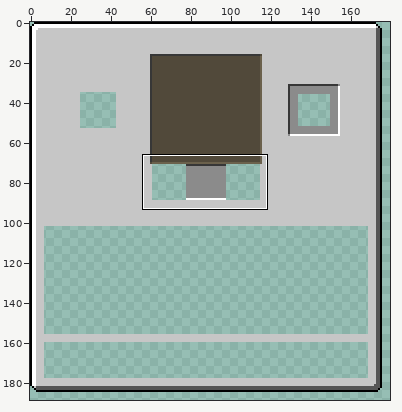
Edited in one commit: sprite sheet (src/main/resources/assets/serveruifix/textures/sgui/stonecutter.png). The picture above shows the old version from afar; the outline marks the close-up.
Close-up. Before:
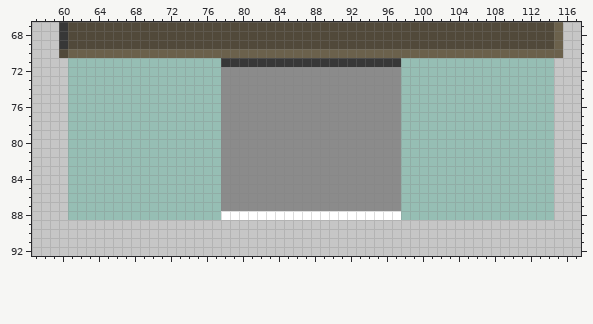
The file is 256x256 pixels. Shown: x 57..117, y 67..92. The wide view leaves out empty margins.
The result:
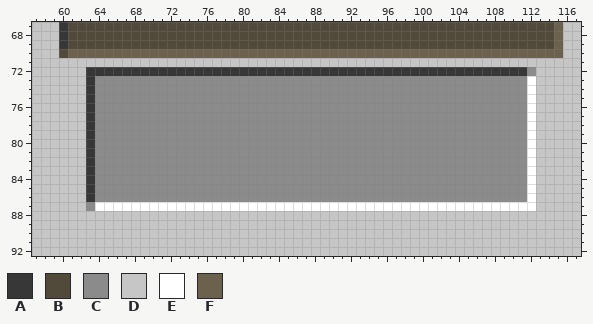
Palette (. is transparent): A #373737  B #51493a  C #8b8b8b  D #c6c6c6  E #ffffff  F #6b614c
Message: Improve stonecutter ui, start working on enchanting one
From old to new:
@@ x 57..117 @@
 70 DDDBFFFFFFFFFFFFFFFFFFFFFFFFFFFFFFFFFFFFFFFFFFFFFFFFFFFFFFFDD
-71 DDDD.................AAAAAAAAAAAAAAAAAAAA.................DDD
-72 DDDD.................CCCCCCCCCCCCCCCCCCCC.................DDD
-73 DDDD.................CCCCCCCCCCCCCCCCCCCC.................DDD
-74 DDDD.................CCCCCCCCCCCCCCCCCCCC.................DDD
-75 DDDD.................CCCCCCCCCCCCCCCCCCCC.................DDD
-76 DDDD.................CCCCCCCCCCCCCCCCCCCC.................DDD
-77 DDDD.................CCCCCCCCCCCCCCCCCCCC.................DDD
-78 DDDD.................CCCCCCCCCCCCCCCCCCCC.................DDD
-79 DDDD.................CCCCCCCCCCCCCCCCCCCC.................DDD
-80 DDDD.................CCCCCCCCCCCCCCCCCCCC.................DDD
-81 DDDD.................CCCCCCCCCCCCCCCCCCCC.................DDD
-82 DDDD.................CCCCCCCCCCCCCCCCCCCC.................DDD
-83 DDDD.................CCCCCCCCCCCCCCCCCCCC.................DDD
-84 DDDD.................CCCCCCCCCCCCCCCCCCCC.................DDD
-85 DDDD.................CCCCCCCCCCCCCCCCCCCC.................DDD
-86 DDDD.................CCCCCCCCCCCCCCCCCCCC.................DDD
-87 DDDD.................CCCCCCCCCCCCCCCCCCCC.................DDD
-88 DDDD.................EEEEEEEEEEEEEEEEEEEE.................DDD
+71 DDDDDDDDDDDDDDDDDDDDDDDDDDDDDDDDDDDDDDDDDDDDDDDDDDDDDDDDDDDDD
+72 DDDDDDAAAAAAAAAAAAAAAAAAAAAAAAAAAAAAAAAAAAAAAAAAAAAAAAACDDDDD
+73 DDDDDDACCCCCCCCCCCCCCCCCCCCCCCCCCCCCCCCCCCCCCCCCCCCCCCCEDDDDD
+74 DDDDDDACCCCCCCCCCCCCCCCCCCCCCCCCCCCCCCCCCCCCCCCCCCCCCCCEDDDDD
+75 DDDDDDACCCCCCCCCCCCCCCCCCCCCCCCCCCCCCCCCCCCCCCCCCCCCCCCEDDDDD
+76 DDDDDDACCCCCCCCCCCCCCCCCCCCCCCCCCCCCCCCCCCCCCCCCCCCCCCCEDDDDD
+77 DDDDDDACCCCCCCCCCCCCCCCCCCCCCCCCCCCCCCCCCCCCCCCCCCCCCCCEDDDDD
+78 DDDDDDACCCCCCCCCCCCCCCCCCCCCCCCCCCCCCCCCCCCCCCCCCCCCCCCEDDDDD
+79 DDDDDDACCCCCCCCCCCCCCCCCCCCCCCCCCCCCCCCCCCCCCCCCCCCCCCCEDDDDD
+80 DDDDDDACCCCCCCCCCCCCCCCCCCCCCCCCCCCCCCCCCCCCCCCCCCCCCCCEDDDDD
+81 DDDDDDACCCCCCCCCCCCCCCCCCCCCCCCCCCCCCCCCCCCCCCCCCCCCCCCEDDDDD
+82 DDDDDDACCCCCCCCCCCCCCCCCCCCCCCCCCCCCCCCCCCCCCCCCCCCCCCCEDDDDD
+83 DDDDDDACCCCCCCCCCCCCCCCCCCCCCCCCCCCCCCCCCCCCCCCCCCCCCCCEDDDDD
+84 DDDDDDACCCCCCCCCCCCCCCCCCCCCCCCCCCCCCCCCCCCCCCCCCCCCCCCEDDDDD
+85 DDDDDDACCCCCCCCCCCCCCCCCCCCCCCCCCCCCCCCCCCCCCCCCCCCCCCCEDDDDD
+86 DDDDDDACCCCCCCCCCCCCCCCCCCCCCCCCCCCCCCCCCCCCCCCCCCCCCCCEDDDDD
+87 DDDDDDCEEEEEEEEEEEEEEEEEEEEEEEEEEEEEEEEEEEEEEEEEEEEEEEEEDDDDD
+88 DDDDDDDDDDDDDDDDDDDDDDDDDDDDDDDDDDDDDDDDDDDDDDDDDDDDDDDDDDDDD
 89 DDDDDDDDDDDDDDDDDDDDDDDDDDDDDDDDDDDDDDDDDDDDDDDDDDDDDDDDDDDDD
Where, in picture pixels (left, top, right, bottom), the same in both close-ups:
changed: (68, 58, 554, 220)
